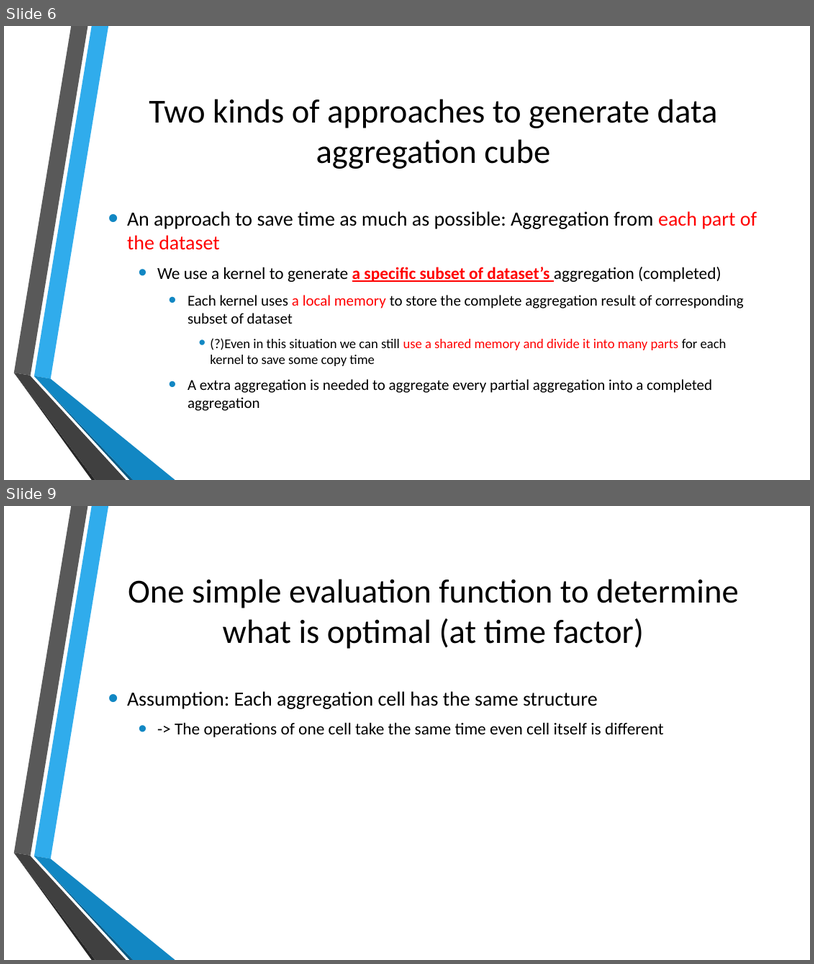
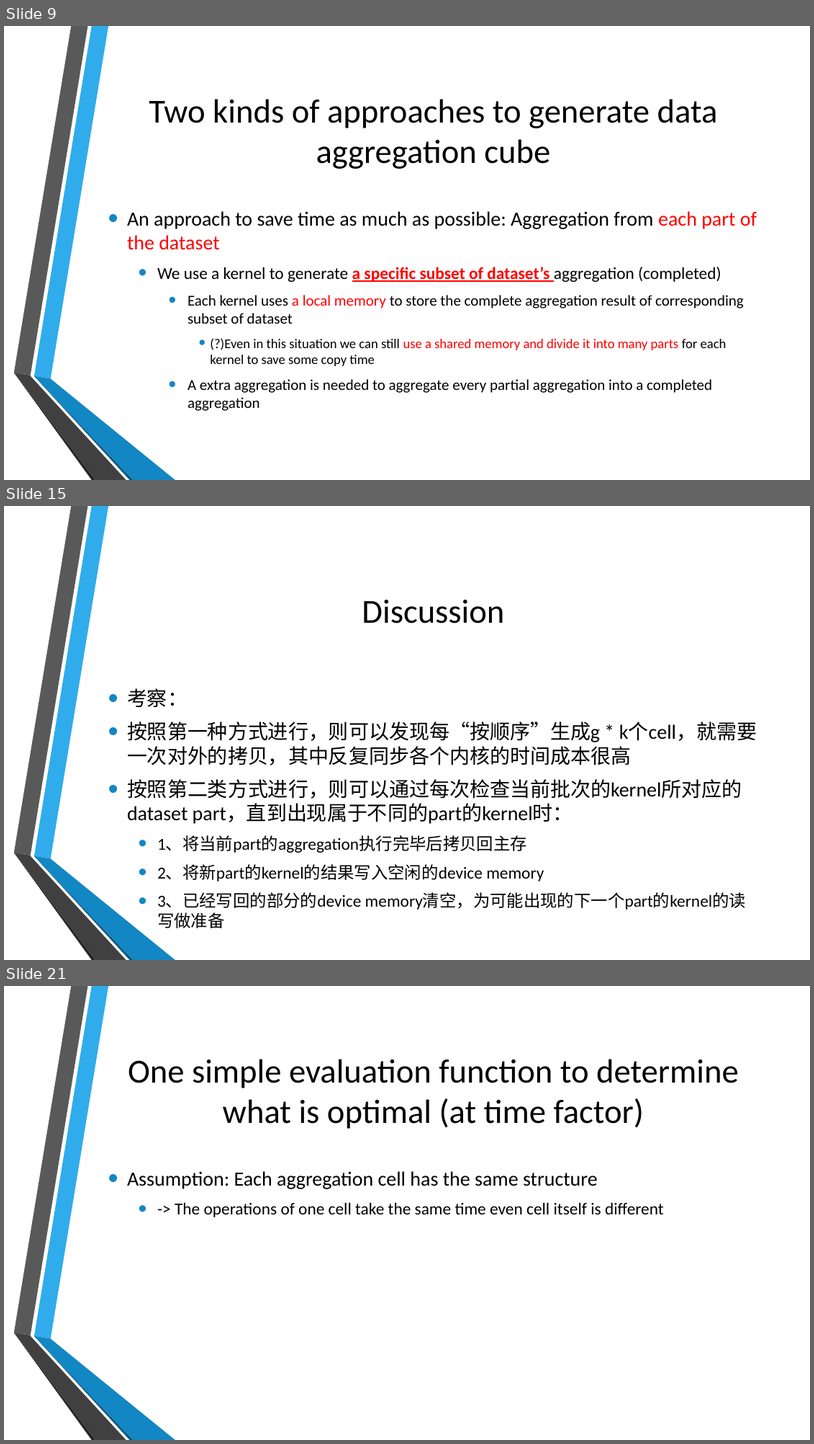
Before and after one commit to thoh-testarossa/Mirage-docs, a slide deck: thoh/presentations/20170426.pptx. Shown one above the other, each under a label of ours: slides 6 and 9 before the commit, slides 9, 15 and 21 after it; the slides between them are not shown. The pictures are 814x964 and 814x1444 pixels, drawn with LibreOffice and Linux fonts; fonts in the diff are those of the drawing; background and template pictures are left out. Boxes give left, top, right and bottom in pixels: in the first picture for what was removed or moved away, otherwise in the second. Text is boxed around its words. In the diff, an @@ line names an element or a change of style, - is before the commit and + after.

```diff
--- a/thoh/presentations/20170426.pptx
+++ b/thoh/presentations/20170426.pptx
@@ slide 15 added at (4, 506, 810, 960), background picture (left out); not listed: 6 template elements that a slide beside it also shows @@
@@ title added at (362, 600, 504, 623), 40 pt, text #000000 @@
+Discussion
@@ text added at (127, 688, 757, 909), 24 pt, text #000000 @@
+• 考察：
+• 按照第一种方式进行，则可以发现每“按顺序”生成g * k个cell，就需要一次对外的拷贝，其中反复同步各个内核的时间成本很高
+• 按照第二类方式进行，则可以通过每次检查当前批次的kernel所对应的dataset part，直到出现属于不同的part的kernel时：
+  • 1、将当前part的aggregation执行完毕后拷贝回主存
+  • 2、将新part的kernel的结果写入空闲的device memory
+  • 3、已经写回的部分的device memory清空，为可能出现的下一个part的kernel的读写做准备
@@ what was slide 6 is now slide 9 @@
@@ what was slide 9 is now slide 21 @@
```
Also in this commit, not shown: 5 slides changed, 14 other slides added, 7 other files.
